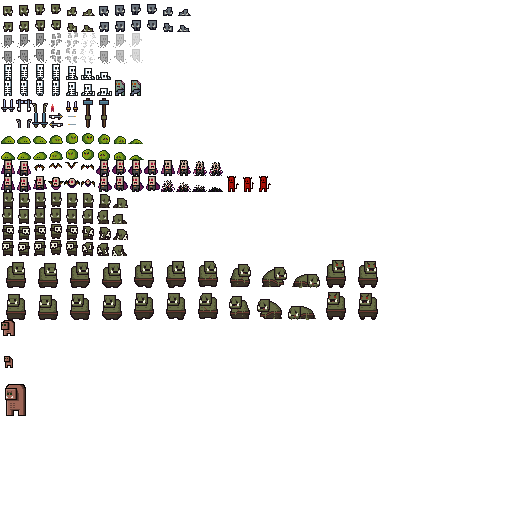
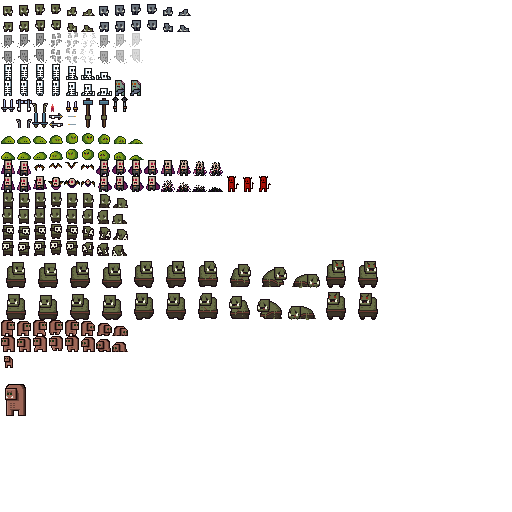
Revision of a layered 512px x 512px image; what changed, layer by layer:
renamed "2017-12-18_22.47.54.png" to "Denzin", painted on it over [1, 320, 128, 416]
moved "Creature Weapons" above "Lil' Divl", painted on it over [112, 96, 128, 112]
